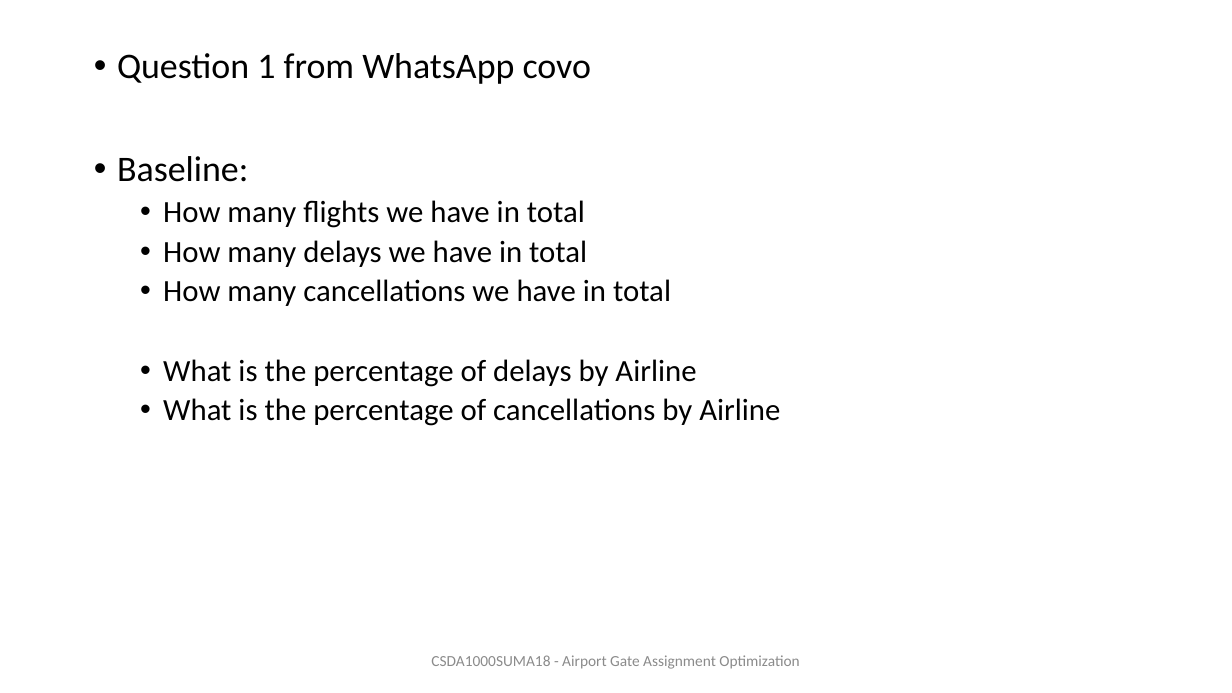
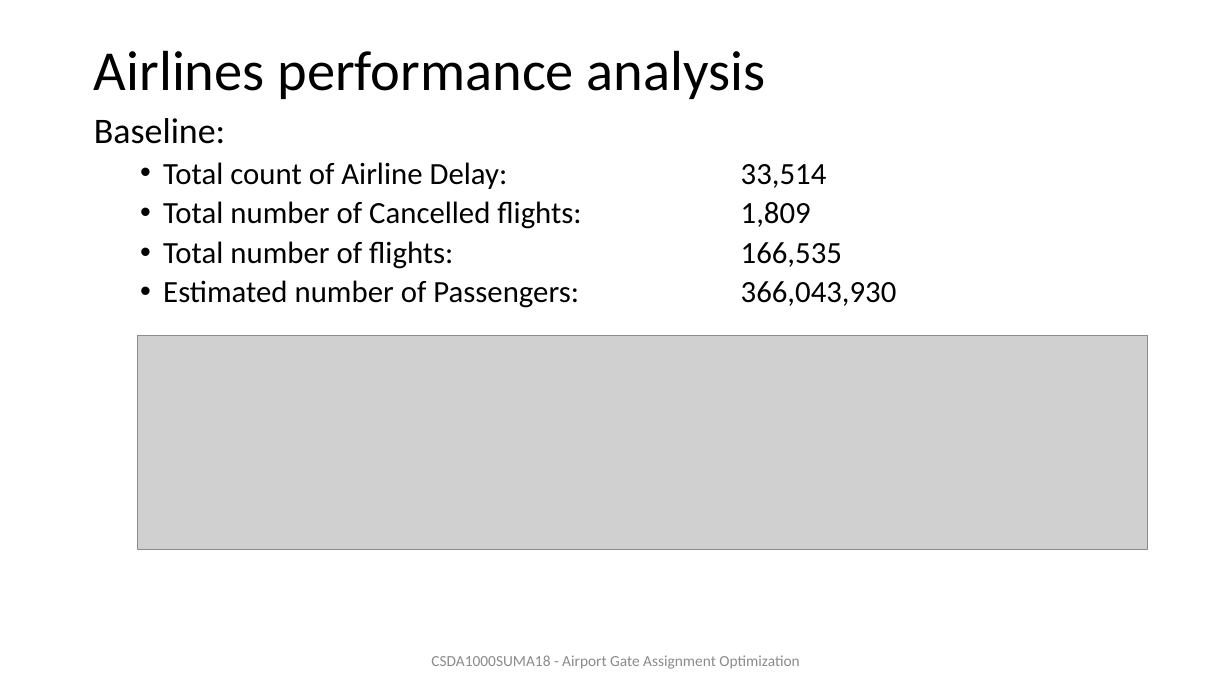
Before and after one commit to ivbsoftware/big-data-final, a slide deck: slide 5 of docs/slideshow/draft-Final Presentation.pptx. Drawn at 1232x693 pixels with LibreOffice and Linux fonts; fonts in the diff are those of the drawing; grey boxes stand for pictures. Boxes give left, top, right and bottom in pixels: in the first picture for what was removed or moved away, otherwise in the second. Text is boxed around its words. In the diff, an @@ line names an element or a change of style, - is before the commit and + after.

Commit message:
updated slideshow - Diana&Kate/uploaded excel
Airlines performance analysis

```diff
--- a/docs/slideshow/draft-Final Presentation.pptx
+++ b/docs/slideshow/draft-Final Presentation.pptx
@@ title added at (94, 50, 766, 99), 44 pt, text #000000 @@
+Airlines performance analysis
@@ text at (117, 53, 591, 84): paragraph removed @@
-• Question 1 from WhatsApp covo
@@ text "Baseline:": place and size @@
-text "Baseline:" at (117, 53, 780, 426)
+text "Baseline:" at (94, 118, 897, 308)
@@ text at (94, 118, 225, 144): bullet • to none @@
@@ text at (163, 162, 897, 308): text changed @@
-  • How many flights we have in total
-  • How many delays we have in total
-  • How many cancellations we have in total
-  • What is the percentage of delays by Airline
-  • What is the percentage of cancellations by Airline
+  • Total count of Airline Delay: 33,514
+  • Total number of Cancelled flights: 1,809
+  • Total number of flights: 166,535
+  • Estimated number of Passengers: 366,043,930
@@ picture added at (138, 336, 1148, 550) @@
```
Also in this commit, not shown: 10 other slides changed, 1 slide added, 1 slide removed, 1 other file.
